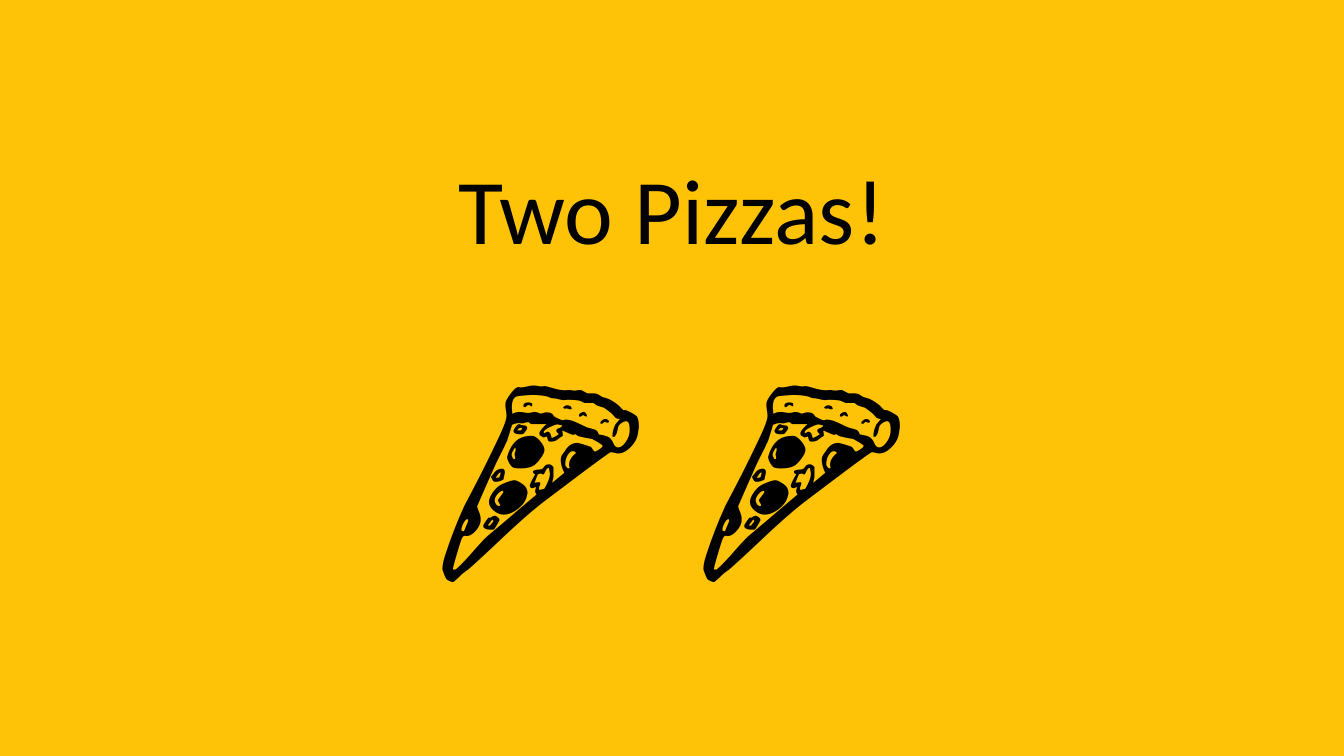
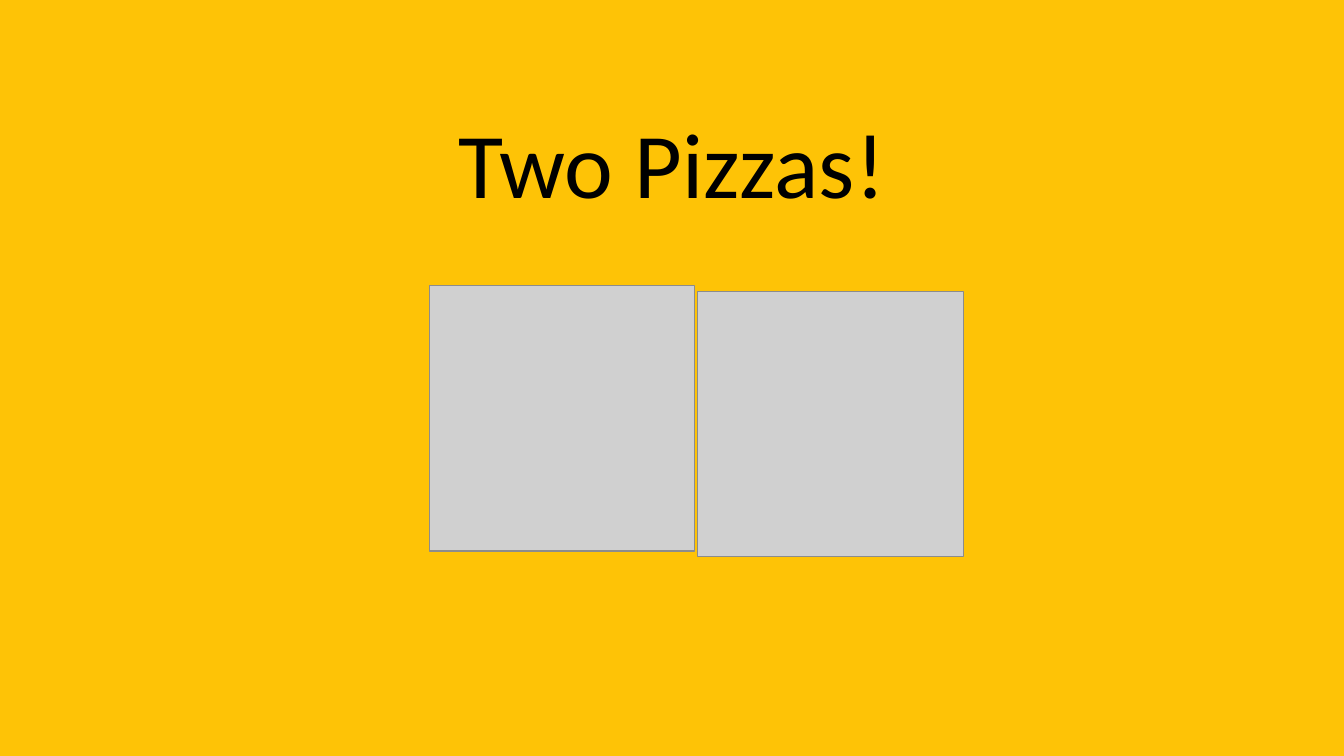
Before and after one commit to davidaayers/comm-and-doc-arch-decisions, a slide deck: slide 40 of comm-and-doc-arch-decisions.pptx. Drawn at 1344x756 pixels with LibreOffice and Linux fonts; fonts in the diff are those of the drawing; grey boxes stand for pictures. Boxes give left, top, right and bottom in pixels: in the first picture for what was removed or moved away, otherwise in the second. Text is boxed around its words. In the diff, an @@ line names an element or a change of style, - is before the commit and + after.

```diff
--- a/comm-and-doc-arch-decisions.pptx
+++ b/comm-and-doc-arch-decisions.pptx
@@ title at (459, 134, 885, 199): text changed @@
-Two Pizzas!
-🍕 🍕
+Two Pizzas!
@@ picture added at (430, 285, 695, 551) @@
@@ picture added at (698, 291, 963, 557) @@
```
Also in this commit, not shown: 14 other slides changed, 1 slide removed.
